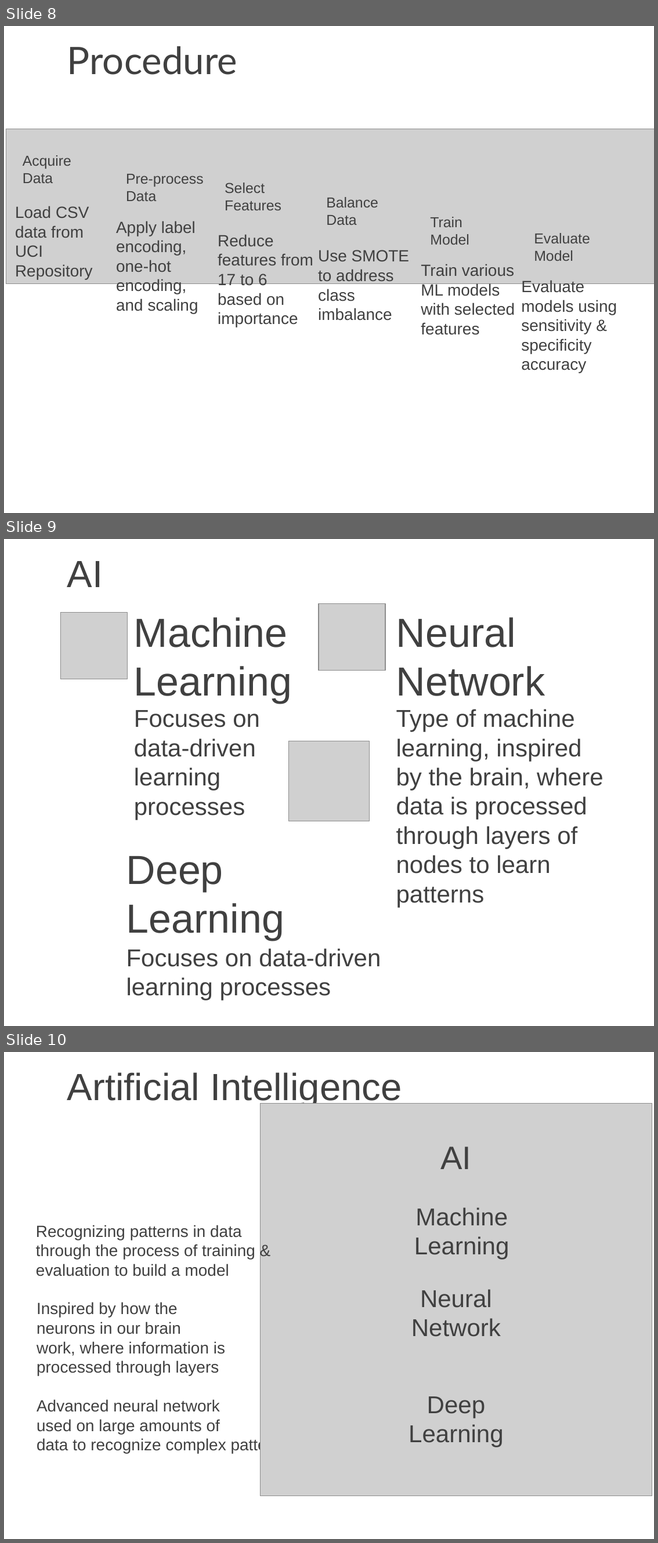
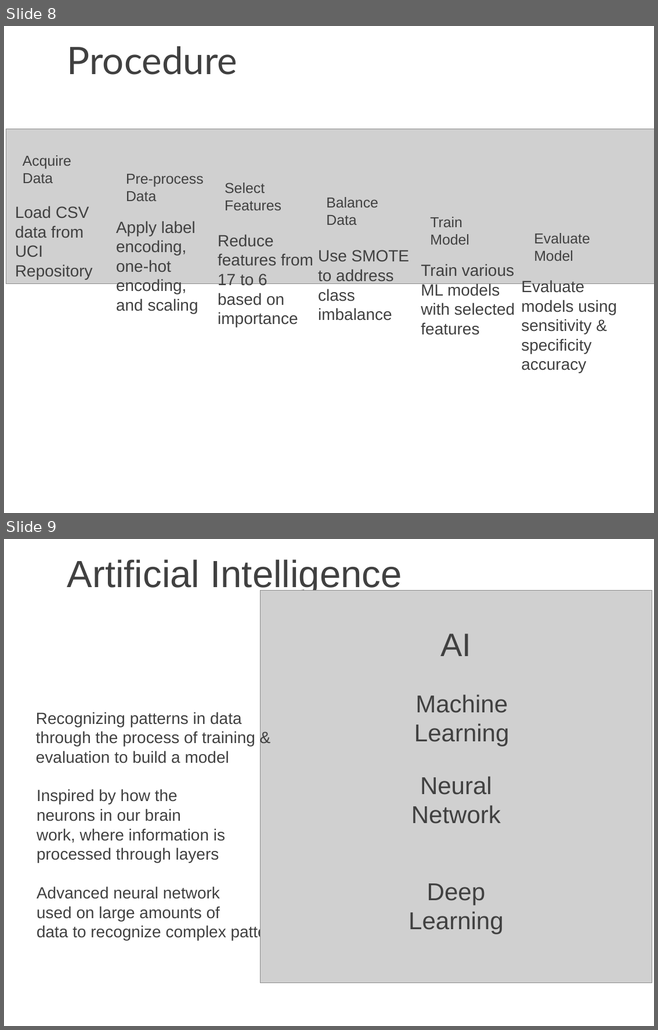
Before and after one commit to josh-dcosta/pjas-thyroid, a slide deck: presentation/Thyroid_Cancer_Recurrence_Presentation_v2.pptx. Shown one above the other, each under a label of ours: slides 8, 9 and 10 before the commit, slides 8 and 9 after it. The pictures are 658x1543 and 658x1030 pixels, drawn with LibreOffice and Linux fonts; fonts in the diff are those of the drawing; grey boxes stand for pictures. Boxes give left, top, right and bottom in pixels: in the first picture for what was removed or moved away, otherwise in the second. Text is boxed around its words. In the diff, an @@ line names an element or a change of style, - is before the commit and + after.

Commit message:
updated

```diff
--- a/presentation/Thyroid_Cancer_Recurrence_Presentation_v2.pptx
+++ b/presentation/Thyroid_Cancer_Recurrence_Presentation_v2.pptx
@@ slide 9 removed at box(4, 539, 654, 1026), background #FFFFFF @@
@@ text removed at box(67, 561, 103, 587) @@
-AI
@@ picture removed at box(318, 603, 385, 670) @@
@@ picture removed at box(60, 613, 128, 679) @@
@@ text removed at box(134, 617, 292, 704) @@
-Machine
-Learning
@@ text removed at box(396, 617, 545, 696) @@
-Neural
-Network
@@ text removed at box(134, 710, 260, 820) @@
-Focuses on data-driven learning processes
@@ text removed at box(396, 709, 603, 907) @@
-Type of machine learning, inspired by the brain, where data is processed through layers of nodes to learn patterns
@@ picture removed at box(289, 741, 369, 821) @@
@@ text removed at box(126, 856, 284, 940) @@
-Deep
-Learning
@@ text removed at box(126, 948, 380, 1001) @@
-Focuses on data-driven learning processes
@@ what was slide 10 is now slide 9 @@
```
